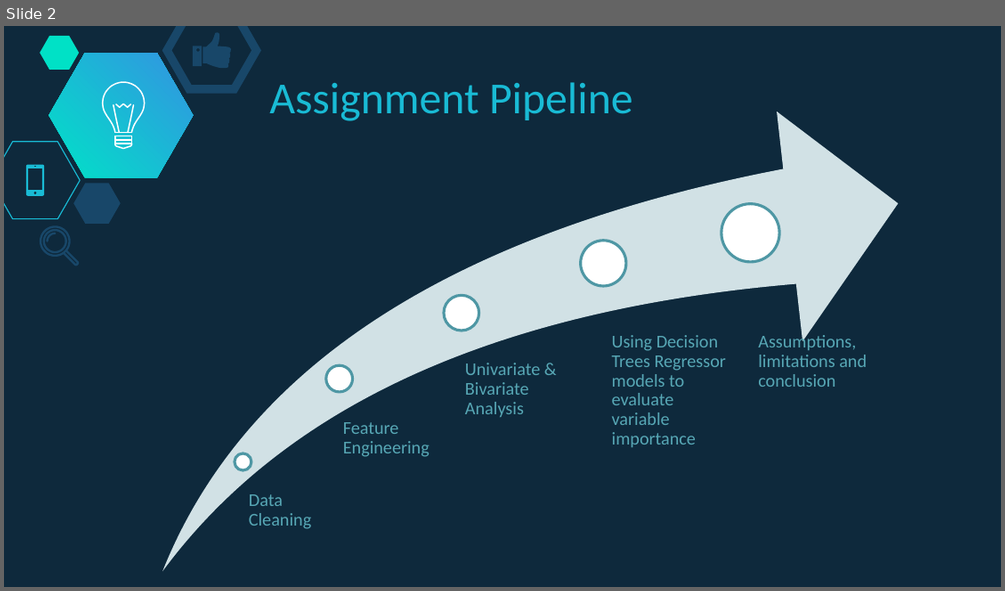
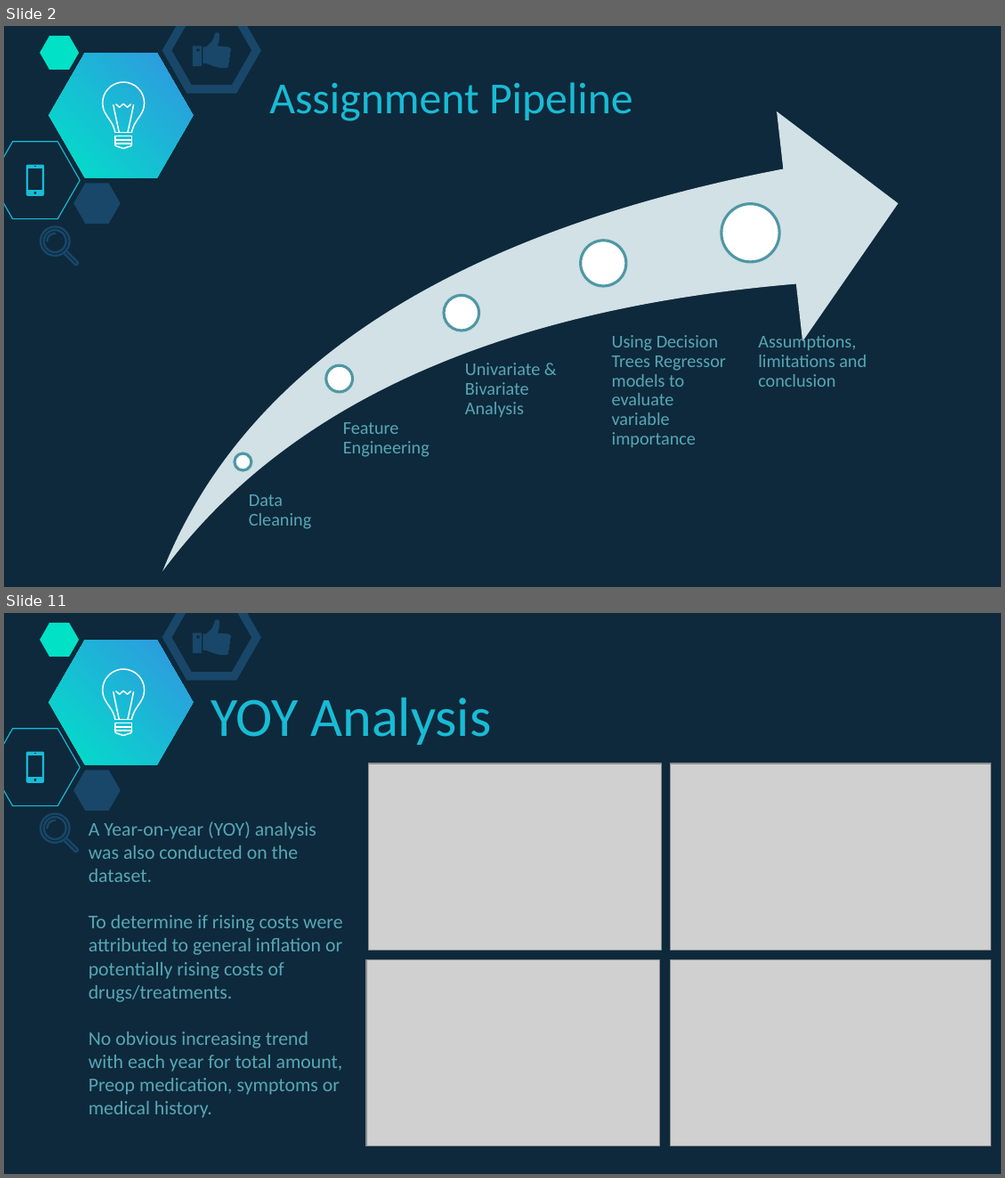
Before and after one commit to soonnanwee/H_Assignment, a slide deck: Assignment_Slides.pptx. Shown one above the other, each under a label of ours: slide 2 before the commit, slides 2 and 11 after it; the slides between them are not shown. The pictures are 1005x591 and 1005x1178 pixels, drawn with LibreOffice and Linux fonts; fonts in the diff are those of the drawing; grey boxes stand for pictures. Boxes give left, top, right and bottom in pixels: in the first picture for what was removed or moved away, otherwise in the second. Text is boxed around its words. In the diff, an @@ line names an element or a change of style, - is before the commit and + after.

```diff
--- a/Assignment_Slides.pptx
+++ b/Assignment_Slides.pptx
@@ slide 11 added at [4,613,1001,1174], background #0E293C; not listed: 20 template elements that a slide beside it also shows @@
@@ text added at [210,698,491,745], 40 pt, text #19BBD5 @@
+YOY Analysis
@@ picture added at [368,763,661,950] @@
@@ picture added at [671,763,991,950] @@
@@ text added at [89,821,343,1118], 14 pt, text #57A7B5 @@
+A Year-on-year (YOY) analysis was also conducted on the dataset.
+To determine if rising costs were attributed to general inflation or potentially rising costs of drugs/treatments.
+No obvious increasing trend with each year for total amount, Preop medication, symptoms or medical history.
@@ picture added at [366,960,659,1146] @@
@@ picture added at [671,960,991,1146] @@
```
Also in this commit, not shown: 14 other slides added, 3 slides removed, 1 other file.
